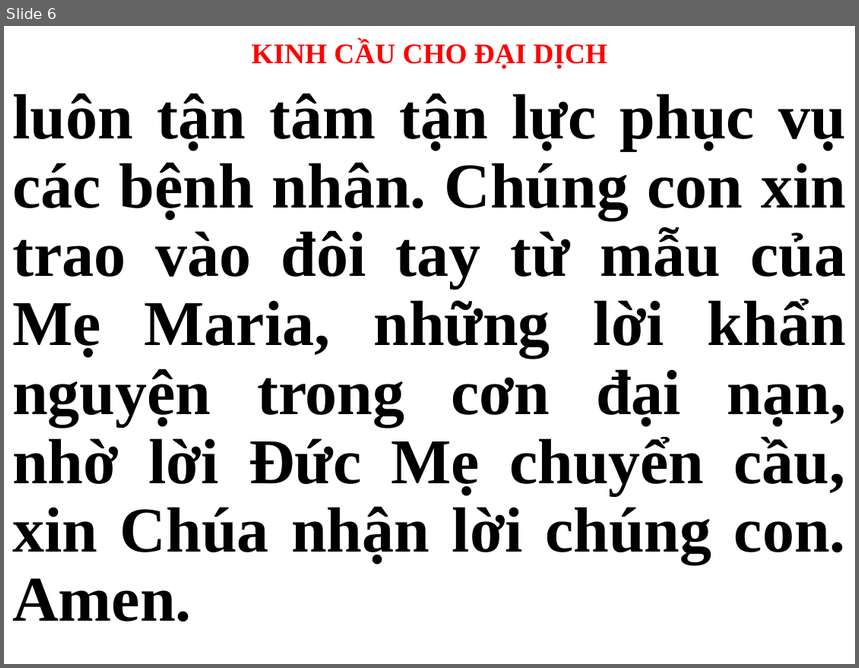
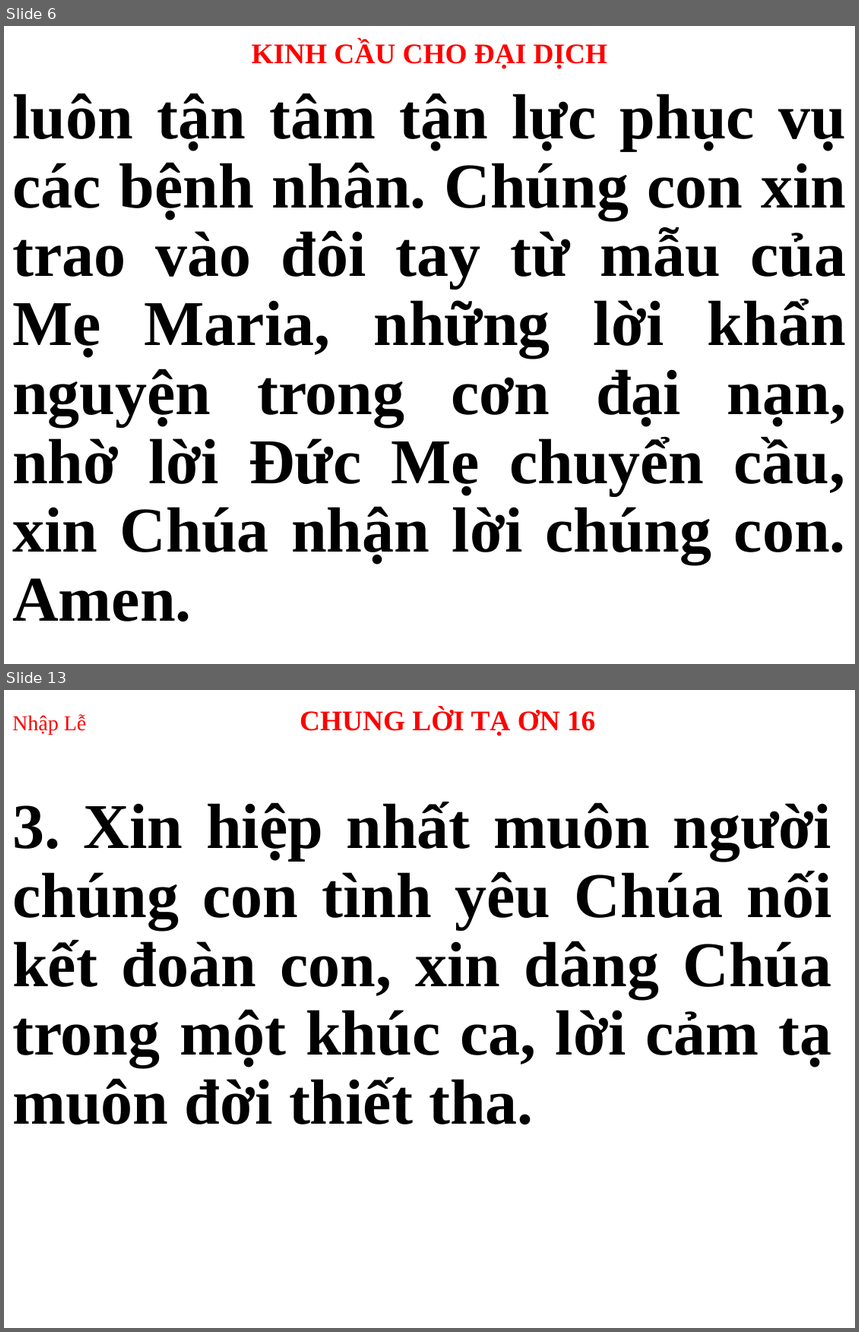
Before and after one commit to webfullstack99/usb-songs, a slide deck: Thứ 3.pptx. Shown one above the other, each under a label of ours: slide 6 before the commit, slides 6 and 13 after it; the slides between them are not shown. The pictures are 859x668 and 859x1332 pixels, drawn with LibreOffice and Linux fonts; fonts in the diff are those of the drawing. Boxes give left, top, right and bottom in pixels: in the first picture for what was removed or moved away, otherwise in the second. Text is boxed around its words. In the diff, an @@ line names an element or a change of style, - is before the commit and + after.

```diff
--- a/Thứ 3.pptx
+++ b/Thứ 3.pptx
@@ slide 13 added at (4, 690, 855, 1328), background #FFFFFF @@
@@ title added at (12, 708, 595, 736), 24 pt, text #FF0000, bold @@
+Nhập Lễ CHUNG LỜI TẠ ƠN 16
@@ subtitle added at (12, 802, 832, 1125), 54 pt, text #000000, bold @@
+3. Xin hiệp nhất muôn người chúng con tình yêu Chúa nối kết đoàn con, xin dâng Chúa trong một khúc ca, lời cảm tạ muôn đời thiết tha.
```
Also in this commit, not shown: 2 slides changed, 30 other slides added, 16 slides removed.
